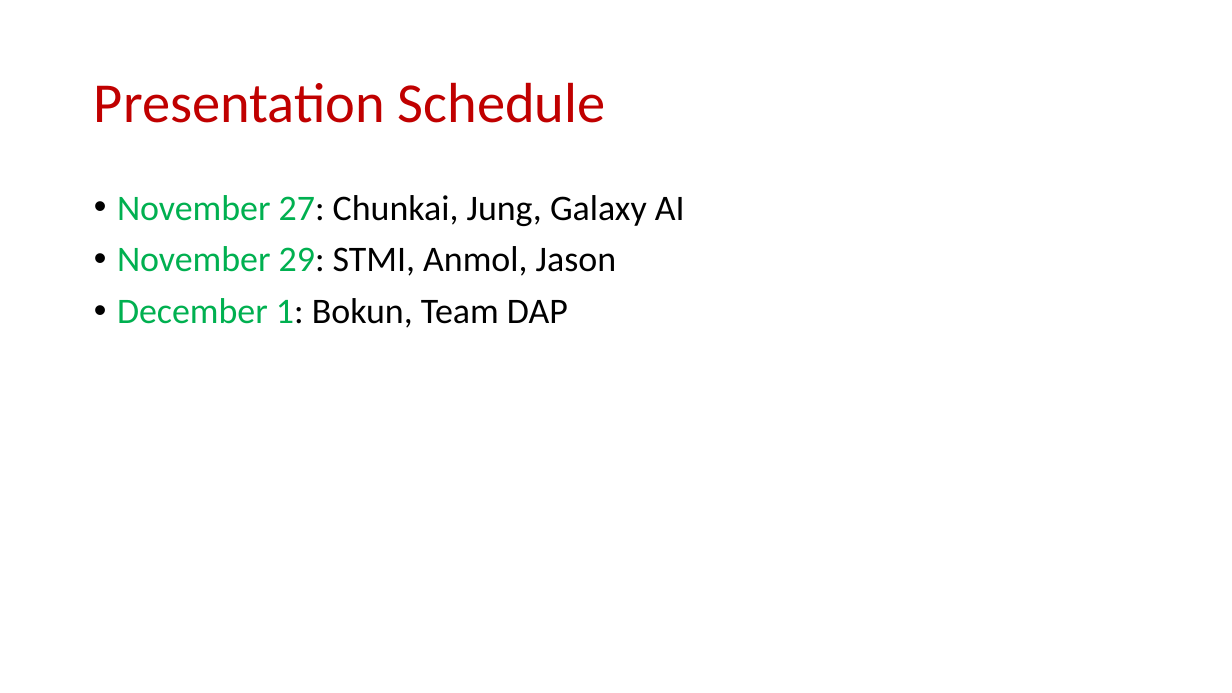
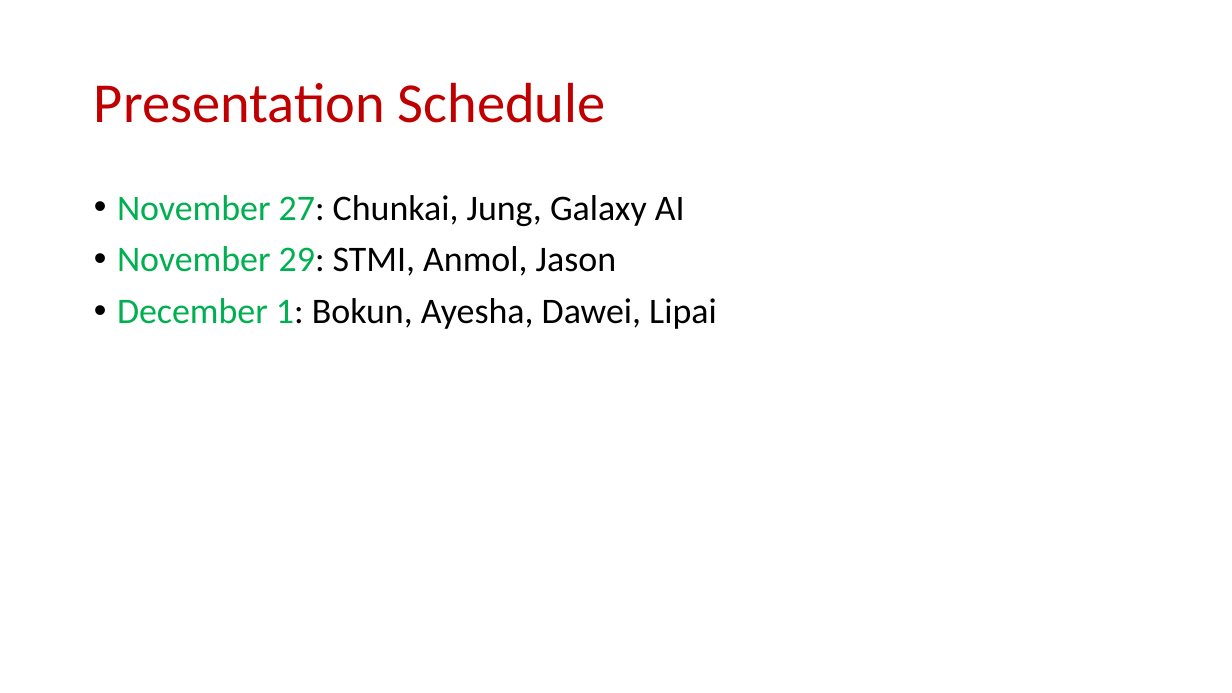
Before and after one commit to samsonzhou/samsonzhou.github.io, a slide deck: slide 2 of CSCE689-23/L19.pptx. Drawn at 1232x693 pixels with LibreOffice and Linux fonts; fonts in the diff are those of the drawing. Boxes give left, top, right and bottom in pixels: in the first picture for what was removed or moved away, otherwise in the second. Text is boxed around its words. In the diff, an @@ line names an element or a change of style, - is before the commit and + after.

```diff
--- a/CSCE689-23/L19.pptx
+++ b/CSCE689-23/L19.pptx
@@ text at (117,298,717,329): text changed @@
-• December 1: Bokun, Team DAP
+• December 1: Bokun, Ayesha, Dawei, Lipai
```
Also in this commit, not shown: 1 other slide changed, 1 slide added, 37 slides removed, 4 other files.
